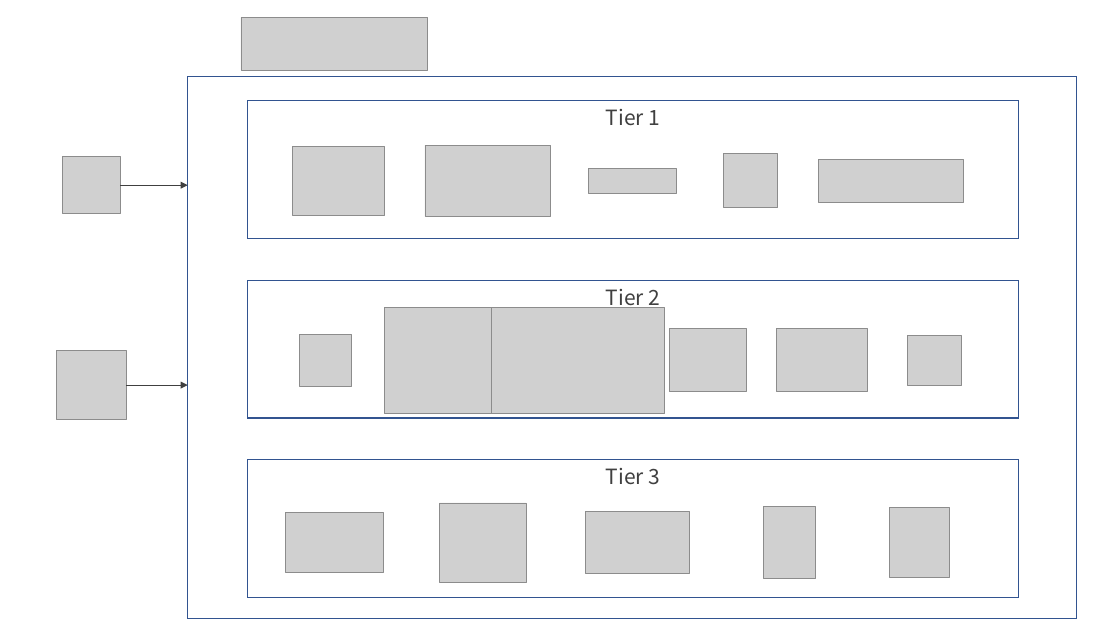
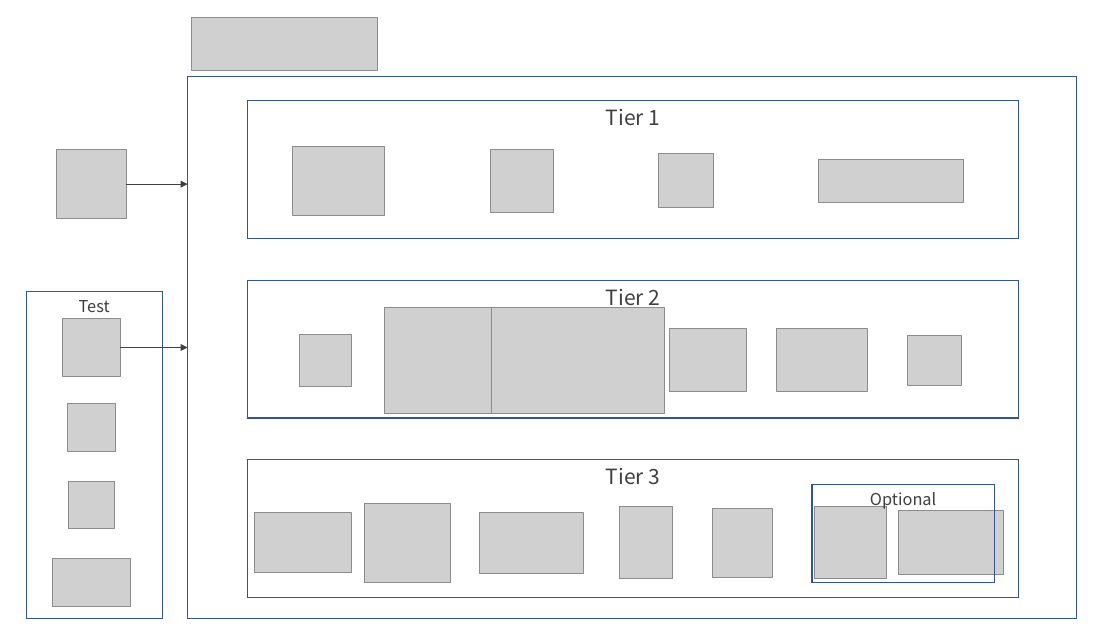
Before and after one commit to yurake/k8s-3tier-webapp, a slide deck: slide 1 of docs/LayardArchitecturalOverview.pptx. Drawn at 1120x630 pixels with LibreOffice and Linux fonts; fonts in the diff are those of the drawing; grey boxes stand for pictures. Boxes give left, top, right and bottom in pixels: in the first picture for what was removed or moved away, otherwise in the second. Text is boxed around its words. In the diff, an @@ line names an element or a change of style, - is before the commit and + after.

```diff
--- a/docs/LayardArchitecturalOverview.pptx
+++ b/docs/LayardArchitecturalOverview.pptx
@@ picture: place and size @@
-picture at [241,18,428,71]
+picture at [191,18,377,71]
@@ picture removed at [425,145,551,217] @@
@@ picture: place and size @@
-picture at [57,350,127,420]
+picture at [57,150,127,219]
@@ picture added at [491,150,553,212] @@
@@ picture removed at [588,169,676,193] @@
@@ picture: place and size @@
-picture at [723,154,777,208]
+picture at [659,154,712,208]
@@ arrow moved from (126, 385) - (187, 385) to (126, 184) - (187, 184) @@
@@ rounded rectangle added at [26,292,162,618], outline #325491 1 pt, 14 pt, text #404040 @@
+Test
@@ picture: place and size @@
-picture at [63,156,120,213]
+picture at [63,319,120,376]
@@ arrow moved from (120, 185) - (187, 185) to (120, 348) - (187, 348) @@
@@ picture added at [67,404,115,452] @@
@@ picture added at [68,481,114,529] @@
@@ picture: place and size @@
-picture at [439,503,526,582]
+picture at [364,503,450,582]
@@ picture: place and size @@
-picture at [764,507,816,579]
+picture at [620,507,672,579]
@@ picture: place and size @@
-picture at [889,508,949,578]
+picture at [712,508,772,578]
@@ rounded rectangle added at [812,485,995,582], outline #325491 1 pt, 14 pt, text #404040 @@
+Optional
@@ picture added at [814,507,886,579] @@
@@ picture: place and size @@
-picture at [286,513,383,573]
+picture at [254,513,351,573]
@@ picture: place and size @@
-picture at [586,512,690,573]
+picture at [480,513,584,574]
@@ picture added at [898,511,1003,576] @@
@@ picture added at [52,559,130,606] @@
```
Also in this commit, not shown: 1 other file.
